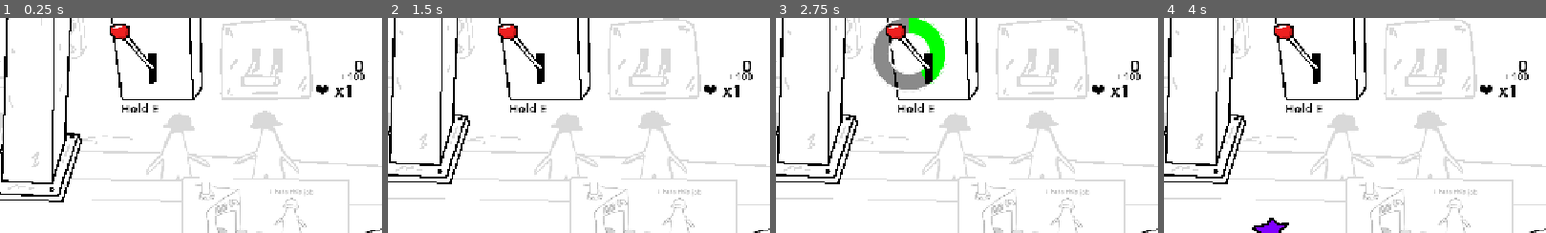
Above: before the commit, frames 1-4 (left to right).
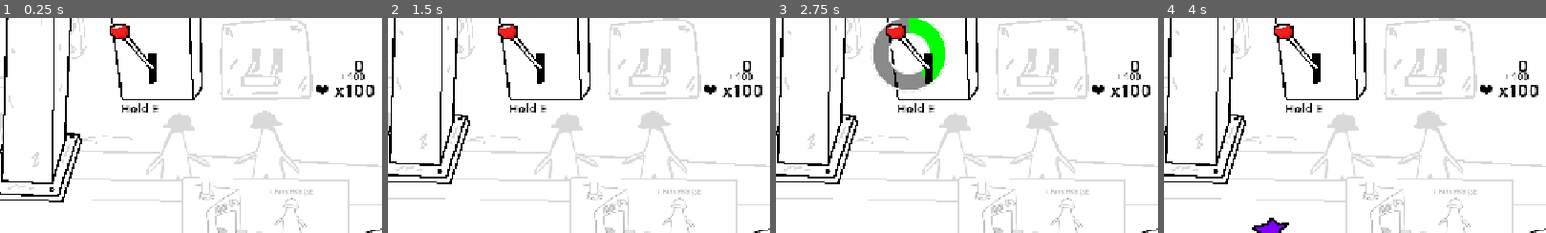
Above: after the commit, the same moments.

Repository: Kuatik/new-game-project
Game: Godot game, scene res://scenes/main.tscn
Two runs of this game, one before a commit and one after it. Both use one fixed random seed, a clock stepped at 60 frames per second and the inputs below.
Inputs (mouse positions are % of the whole screen's width and height, from its top left):
- Up to frame 1 (0.25 s): no input
- Up to frame 2 (1.5 s): tap Enter (ui_accept) at 0.5, 0.77 s; move the mouse to (72, 45) at 0.52 s; hold E (lever_press) 0.53-1.25 s; click (72, 45) at 0.67 s; drag from (30, 55) to (49, 77) at 1.27 s
- Up to frame 3 (2.75 s): move the mouse to (60, 28) at 2.02 s; hold E (lever_press) from 2.03 s (still down); click (60, 28) at 2.17 s
- Up to frame 4 (4 s): release E (lever_press) at 2.75 s; drag from (45, 70) to (20, 35) at 2.77 s; drag from (1, 74) to (55, 50) at 3.52 s
The pictures show only the part of the screen within x 41-91%, y 0-50%; the shares and areas given below are measured in that part.

The runs differ from the first frame. In frame 1, 0.2% of the frame differs, in the area x 92-98%, y 31-37%; in frame 2, 0.2%; in frame 3, 0.2%; in frame 4, 0.2%.

Commit message:
Add Provod textures and adjust fix_machine UI/logic
Add two Provod PNG assets (with import metadata) and remove a bundled zip. Update save_data.json to extend saved arrays. Tweak FixMachine scene layout (z_index, anchors, offsets, ColorRect size) and switch fix_machine.gd from ColorRect to TextureRect: preload PROVOD texture, use TextureRect for left/right items, adjust sizes, flip right items, change input handling and modulate alpha behavior, and update remove_pair signatures. Filter events by Enabled in events.gd. Adjust damage flash tweens in boss_black.gd and main.gd and set player lives to 100 in main.tscn. Minor visibility and particle Enabled flag changes.

Diff:
--- a/data/save_data.json
+++ b/data/save_data.json
@@ -10,6 +10,11 @@
 		0.0,
 		0.0,
 		0.0,
+		0.0,
+		0.0,
+		0.0,
+		0.0,
+		0.0,
 		0
 	]
 }
--- a/scenes/events/boss_black.gd
+++ b/scenes/events/boss_black.gd
@@ -127,7 +127,7 @@
 	#damage_overlay.modulate.a = 0.7
 	damage_overlay.color = Color(0.0, 1.0, 0.0, 0.702)
 	var tween = create_tween()
-	tween.tween_property(damage_overlay, "color:a", 0.0, 0.3)
+	tween.tween_property(damage_overlay, "color:a", 0.0, 1.3)
 
 func _play_sound():
 	print("YOU ARE TOUCHIN THE SHIT")
--- a/scenes/fix_machine.tscn
+++ b/scenes/fix_machine.tscn
@@ -3,6 +3,7 @@
 [ext_resource type="Script" uid="uid://dwti8lk5i3dnl" path="res://scripts/events/fix_machine.gd" id="1_apcoj"]
 
 [node name="FixMachine" type="Control" unique_id=1273771238]
+z_index = 15
 layout_mode = 3
 anchors_preset = 15
 anchor_right = 1.0
@@ -16,10 +17,10 @@
 anchors_preset = 4
 anchor_top = 0.5
 anchor_bottom = 0.5
-offset_left = 500.0
-offset_top = -20.0
-offset_right = 540.0
-offset_bottom = 20.0
+offset_left = 78.0
+offset_top = -32.0
+offset_right = 463.0
+offset_bottom = 32.0
 grow_vertical = 2
 
 [node name="RightContainer" type="VBoxContainer" parent="." unique_id=1300623987]
@@ -29,9 +30,9 @@
 anchor_top = 0.5
 anchor_right = 1.0
 anchor_bottom = 0.5
-offset_left = -540.0
+offset_left = -130.0
 offset_top = -20.0
-offset_right = -500.0
+offset_right = -90.0
 offset_bottom = 20.0
 grow_horizontal = 0
 grow_vertical = 2
@@ -48,7 +49,7 @@
 color = Color(0.18359044, 0.18359047, 0.18359038, 0.5411765)
 
 [node name="ColorRect" type="ColorRect" parent="ColorRect" unique_id=354323115]
-custom_minimum_size = Vector2(320, 300)
+custom_minimum_size = Vector2(1155, 300)
 layout_mode = 1
 anchors_preset = 8
 anchor_left = 0.5
--- a/scenes/main.tscn
+++ b/scenes/main.tscn
@@ -456,7 +456,7 @@
 
 [node name="main" type="Node2D" unique_id=432361688]
 script = ExtResource("1_sugp2")
-lives = 1
+lives = 100
 rand_fire_chance = 10.1
 preview_sprite_frames = ExtResource("2_tefeu")
 
@@ -962,7 +962,6 @@
 grow_vertical = 2
 mouse_filter = 2
 script = ExtResource("24_2wyq8")
-Enabled = false
 
 [node name="GPUParticles2D" type="GPUParticles2D" parent="Events/ElectricityCrash" unique_id=619549848]
 z_index = -2
@@ -1059,7 +1058,6 @@
 grow_vertical = 2
 mouse_filter = 2
 script = ExtResource("37_fuf3a")
-Enabled = true
 spawn_timer = NodePath("../../SpawnTimer")
 receiver_timer = NodePath("../../Receiver")
 conveyor = NodePath("../../conveyor")
@@ -1125,6 +1123,7 @@
 text = "RIGHT NOW!"
 
 [node name="Shitter" type="Control" parent="Events/BossBlack" unique_id=720282734]
+visible = false
 z_index = 10
 layout_mode = 1
 anchors_preset = 15
--- a/scripts/events.gd
+++ b/scripts/events.gd
@@ -17,7 +17,7 @@
 # Called when the node enters the scene tree for the first time.
 func _ready() -> void:
 	for child in get_children():
-		if child.has_signal("event_finished") and child.has_method("start_event"):
+		if child.has_signal("event_finished") and child.has_method("start_event") and child.Enabled == true:
 			event_list.append(child)
 
 	delay_timer = Timer.new()
--- a/scripts/events/fix_machine.gd
+++ b/scripts/events/fix_machine.gd
@@ -17,6 +17,7 @@
 var is_active: bool = false
 @onready var left_container = $LeftContainer
 @onready var right_container = $RightContainer
+const PROVOD_1 = preload("uid://ncdravd1dl6m")
 
 
 func _ready():
@@ -41,38 +42,64 @@
 	# Создаём правые круги (фиксированный порядок)
 	for col_name in color_list:
 		var rect = create_color_circle(col_name)
+		rect.flip_h = true
 		right_container.add_child(rect)
 		right_items.append(rect)
 		rect.gui_input.connect(_on_right_click.bind(rect, col_name))
 
-func create_color_circle(color_name: String) -> ColorRect:
-	var rect = ColorRect.new()
-	rect.color = COLORS[color_name]
-	rect.custom_minimum_size = Vector2(64, 64)
-	rect.size = Vector2(64, 64)
+func create_color_circle(color_name: String) -> TextureRect:
+	var rect = TextureRect.new()
+	rect.texture = PROVOD_1
+	#rect.color = COLORS[color_name]
+	rect.modulate = COLORS[color_name]
+	#rect.clip_contents = true
+	rect.custom_minimum_size = Vector2(385, 64)
+	rect.size = Vector2(385, 64)
+	rect.mouse_filter = Control.MOUSE_FILTER_STOP
 	# делаем круглым (через StyleBoxFlat)
-	var style = StyleBoxFlat.new()
-	style.bg_color = COLORS[color_name]
-	style.corner_radius_top_left = 32
-	style.corner_radius_top_right = 32
-	style.corner_radius_bottom_left = 32
-	style.corner_radius_bottom_right = 32
-	rect.add_theme_stylebox_override("normal", style)
+	#var style = StyleBoxFlat.new()
+	#style.bg_color = COLORS[color_name]
+	#style.corner_radius_top_left = 32
+	#style.corner_radius_top_right = 32
+	#style.corner_radius_bottom_left = 32
+	#style.corner_radius_bottom_right = 32
+	#rect.add_theme_stylebox_override("normal", style)
 
 	# Добавляем мета-поле для цвета
 	rect.set_meta("color", color_name)
 	return rect
 
-func _on_left_click(event: InputEvent, rect: ColorRect, color_name: String):
+#func create_color_circle(color_name: String) -> ColorRect:
+	#var rect = ColorRect.new()
+	#rect.color = COLORS[color_name]
+	#rect.custom_minimum_size = Vector2(64, 64)
+	#rect.size = Vector2(64, 64)
+	## делаем круглым (через StyleBoxFlat)
+	#var style = StyleBoxFlat.new()
+	#style.bg_color = COLORS[color_name]
+	#style.corner_radius_top_left = 32
+	#style.corner_radius_top_right = 32
+	#style.corner_radius_bottom_left = 32
+	#style.corner_radius_bottom_right = 32
+	#rect.add_theme_stylebox_override("normal", style)
+	#
+	## Добавляем мета-поле для цвета
+	#rect.set_meta("color", color_name)
+	#return rect
+
+func _on_left_click(event: InputEvent, rect: TextureRect, color_name: String):
+	print("CLICK CLICK CLICK")
 	if event is InputEventMouseButton and event.pressed and event.button_index == MOUSE_BUTTON_LEFT:
 		# Снимаем выделение со всех левых
 		for item in left_items:
-			item.modulate = Color(1,1,1)
+			#item.modulate = Color(1,1,1)
+			item.modulate.a = 1
 		# Выделяем текущий
-		rect.modulate = Color(0.8,0.8,0.8)
+		#rect.modulate = Color(0.8,0.8,0.8)
+		rect.modulate.a = 0.8
 		current_selected_left = rect
 
-func _on_right_click(event: InputEvent, rect: ColorRect, color_name: String):
+func _on_right_click(event: InputEvent, rect: TextureRect, color_name: String):
 	if event is InputEventMouseButton and event.pressed and event.button_index == MOUSE_BUTTON_LEFT:
 		if current_selected_left == null:
 			return
@@ -85,7 +112,7 @@
 			if matched_count >= color_list.size():
 				complete_game()
 
-func remove_pair(left_rect: ColorRect, right_rect: ColorRect):
+func remove_pair(left_rect: TextureRect, right_rect: TextureRect):
 	left_rect.queue_free()
 	right_rect.queue_free()
 	left_items.erase(left_rect)
--- a/scripts/main.gd
+++ b/scripts/main.gd
@@ -386,7 +386,7 @@
 func flash_damage():
 	damage_overlay.color = Color(1.0, 0.0, 0.0, 0.7)
 	var tween = create_tween()
-	tween.tween_property(damage_overlay, "color:a", 3.0, 30.0)
+	tween.tween_property(damage_overlay, "color:a", 0.0, 0.3)
 
 func show_complaint():
 	var msg = complaint_messages[randi() % complaint_messages.size()]
Binary file added: assets/allat_of_things/Provod 1.png
Not shown, added: assets/allat_of_things/Provod 1.png.import
Binary file added: assets/allat_of_things/Provod.png
Not shown, added: assets/allat_of_things/Provod.png.import
Not shown, removed: assets/allat_of_things/drive-download-20260504T121455Z-3-001.zip
